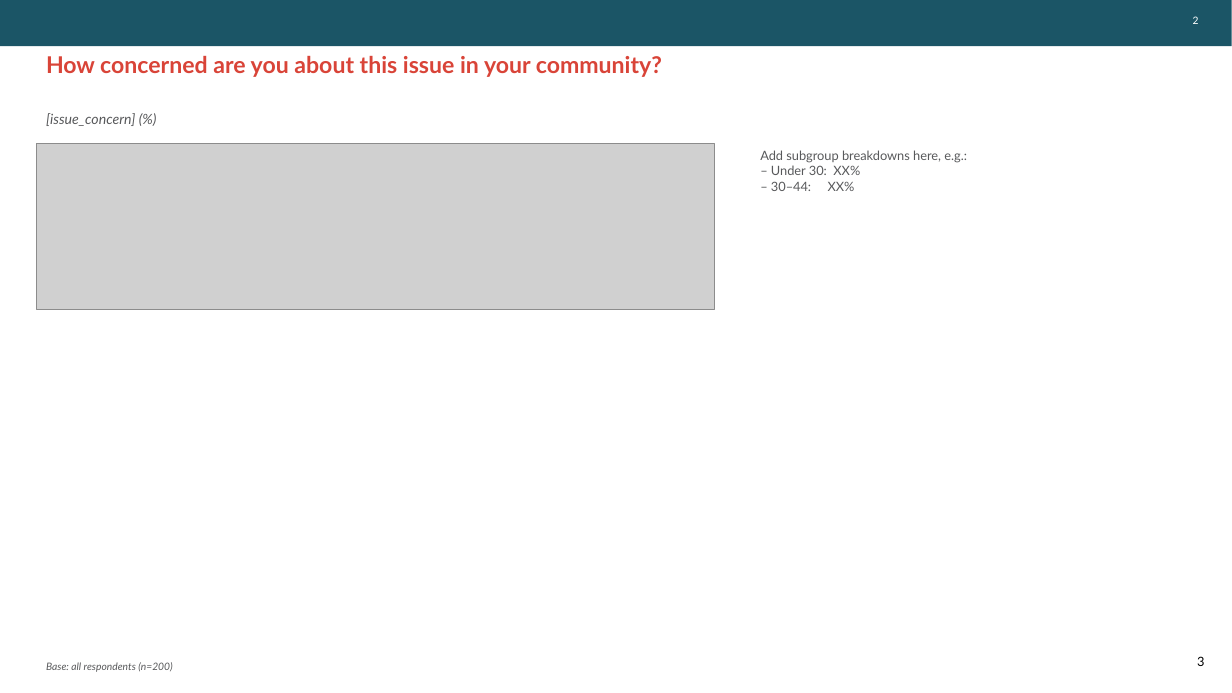
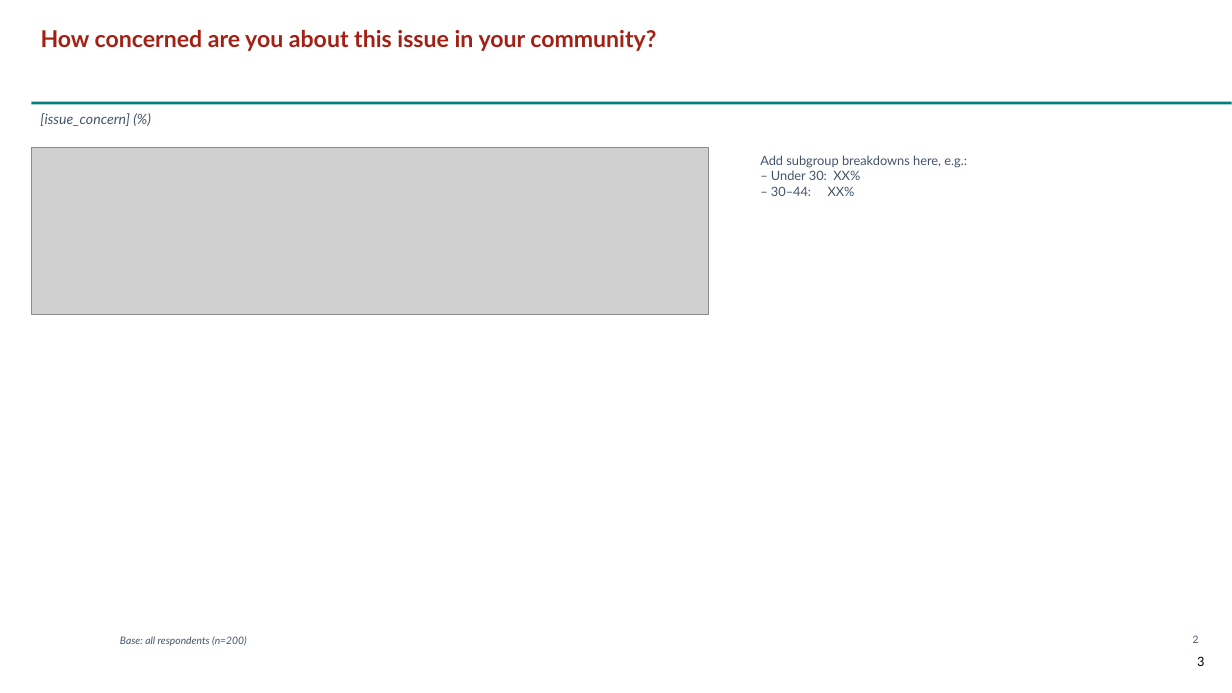
Before and after one commit to ThomasB4242/Test-1, a slide deck: slide 3 of sample_data/output.pptx. Drawn at 1232x693 pixels with LibreOffice and Linux fonts; fonts in the diff are those of the drawing; grey boxes stand for pictures; background and template pictures are left out. Boxes give left, top, right and bottom in pixels: in the first picture for what was removed or moved away, otherwise in the second. Text is boxed around its words. In the diff, an @@ line names an element or a change of style, - is before the commit and + after.

```diff
--- a/sample_data/output.pptx
+++ b/sample_data/output.pptx
@@ text "How concerned are you about ...": place and size @@
-text "How concerned are you about ..." at bbox=[46, 56, 662, 77]
+text "How concerned are you about ..." at bbox=[41, 29, 656, 51]
@@ text "How concerned are you about ..." at bbox=[41, 29, 656, 51]: text colour #D94438 to #A32015 @@
@@ text colour #58595B to #44546A in 3 elements at bbox=[760, 155, 967, 196], bbox=[120, 636, 247, 646], bbox=[40, 113, 129, 126] @@
@@ rectangle: place and size @@
-rectangle at bbox=[0, 0, 1232, 46]
+rectangle at bbox=[31, 102, 1232, 104]
@@ rectangle at bbox=[31, 102, 1232, 104]: fill #1B5566 to #027F7C @@
@@ picture: place and size @@
-picture at bbox=[37, 143, 714, 310]
+picture at bbox=[31, 148, 709, 314]
@@ text "2": place and size @@
-text "2" at bbox=[1193, 16, 1199, 24]
+text "2" at bbox=[1193, 635, 1199, 643]
@@ text "2" at bbox=[1193, 635, 1199, 643]: text colour #FFFFFF to #44546A @@
@@ text "Base: all respondents (n=200)": place and size @@
-text "Base: all respondents (n=200)" at bbox=[46, 662, 173, 672]
+text "Base: all respondents (n=200)" at bbox=[120, 636, 247, 646]
```
Also in this commit, not shown: 5 other slides changed, 1 slide added, 3 slides removed, 3 other files.
